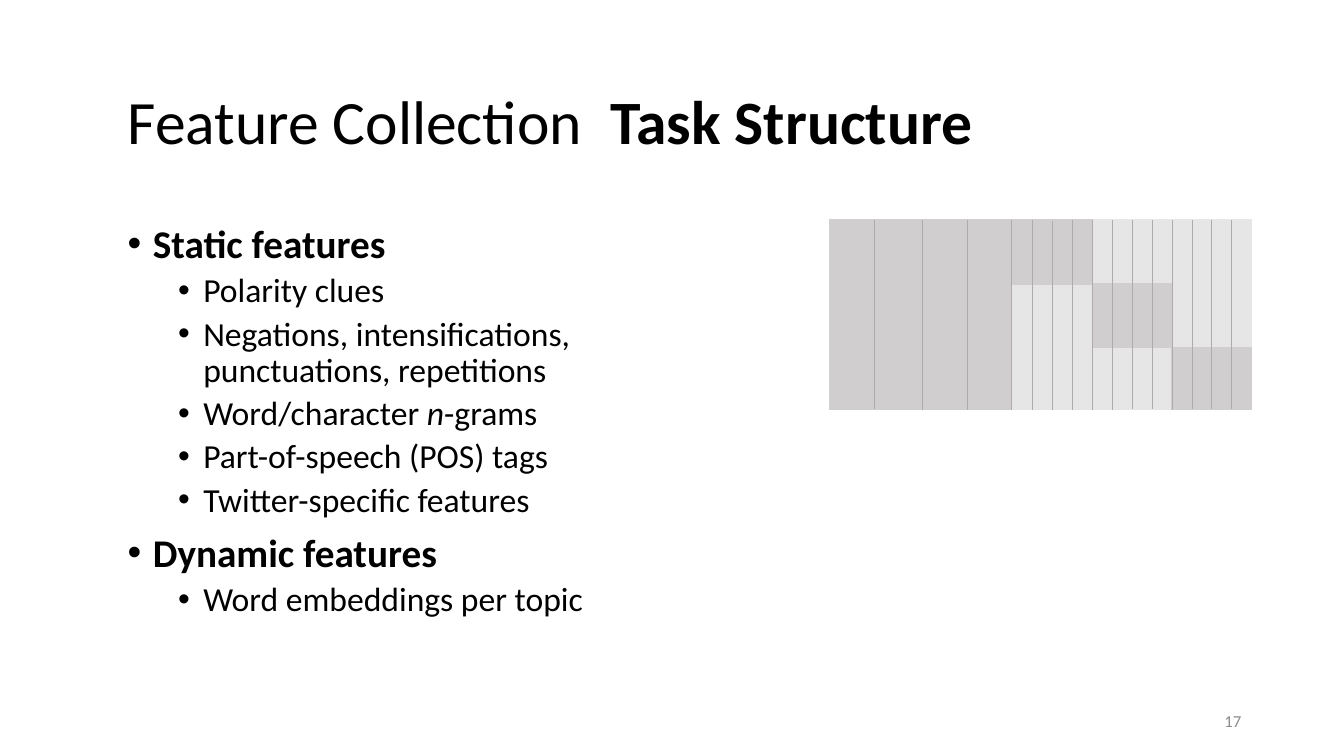
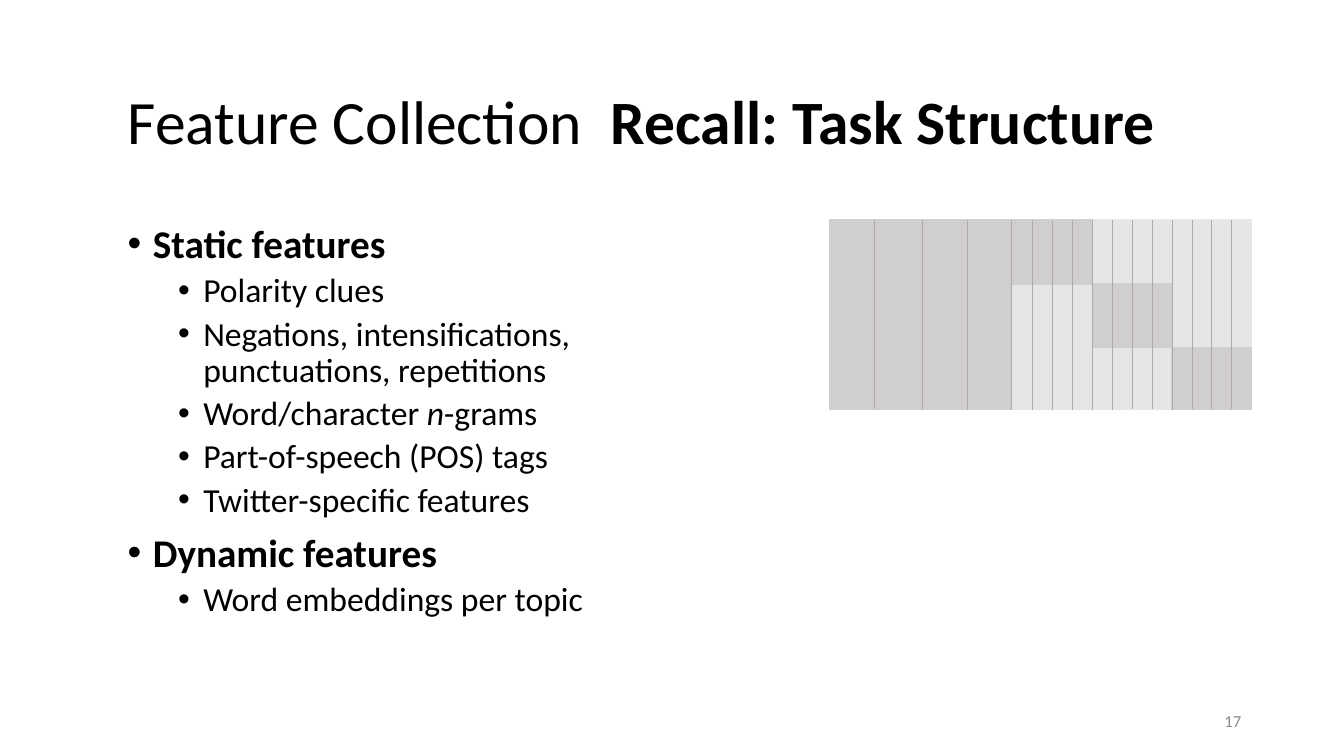
Before and after one commit to lisa-wm/consulting, a slide deck: slide 17 of 5_seminar/Contents_Part_02/slides/slides_II_3.pptx. Drawn at 1344x756 pixels with LibreOffice and Linux fonts; fonts in the diff are those of the drawing. Boxes give left, top, right and bottom in pixels: in the first picture for what was removed or moved away, otherwise in the second. Text is boxed around its words. In the diff, an @@ line names an element or a change of style, - is before the commit and + after.

```diff
--- a/5_seminar/Contents_Part_02/slides/slides_II_3.pptx
+++ b/5_seminar/Contents_Part_02/slides/slides_II_3.pptx
@@ title at <box>128,100,1155,145</box>: text changed; bold on @@
-Feature Collection Task Structure
+Feature Collection Recall: Task Structure
```
Also in this commit, not shown: 1 other slide changed, 9 other files.
